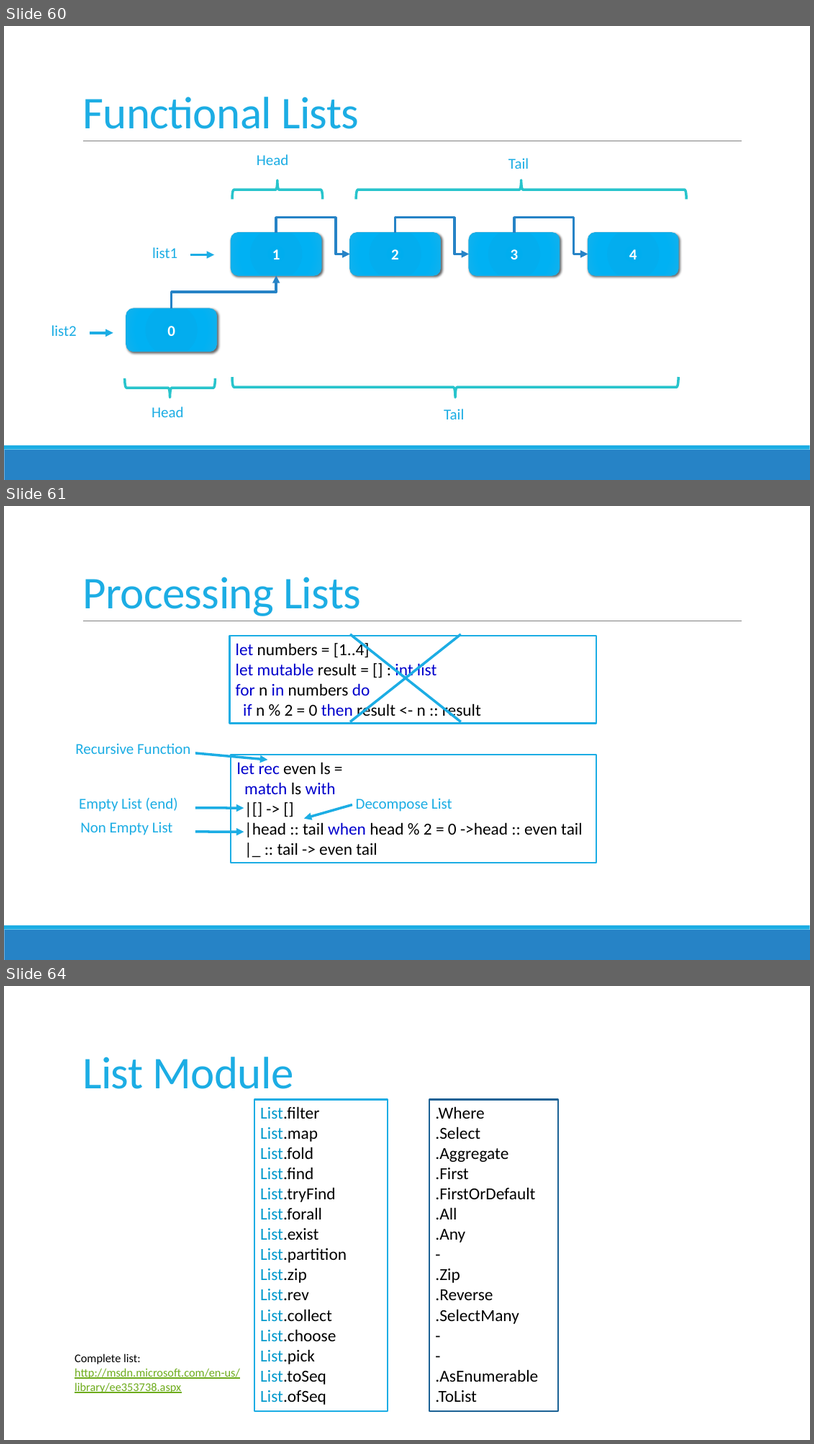
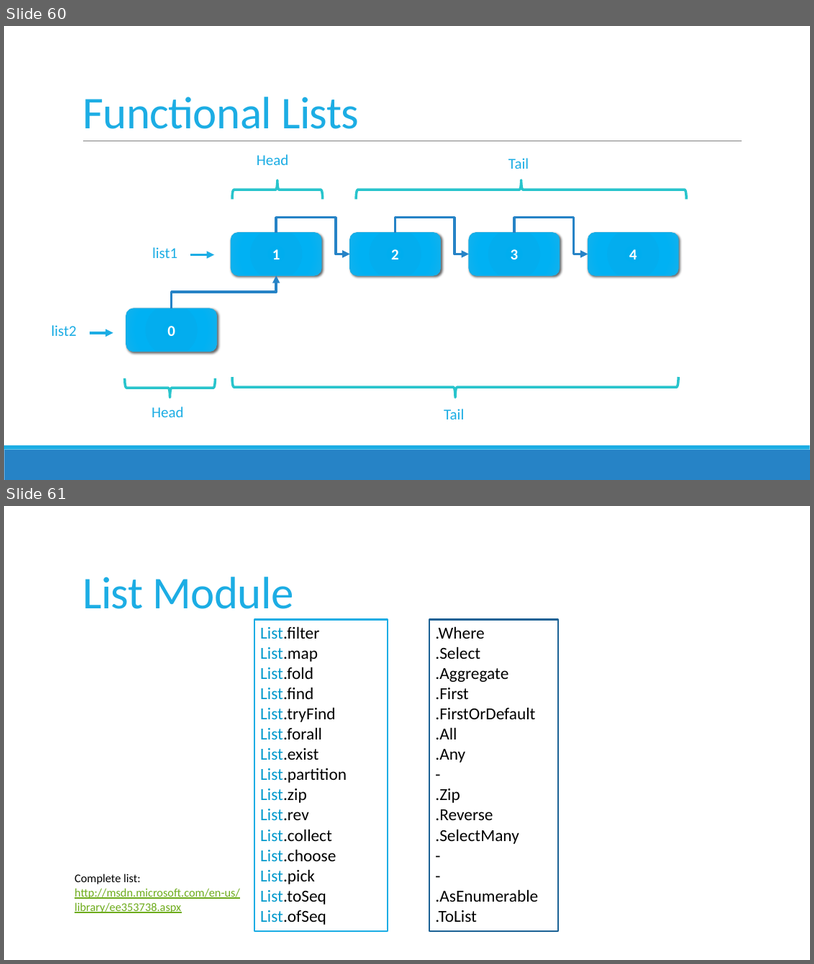
Before and after one commit to jorgef/fsharpworkshop, a slide deck: FSharpWorkshop_Slides.pptx. Shown one above the other, each under a label of ours: slides 60, 61 and 64 before the commit, slides 60 and 61 after it; the slides between them are not shown. The pictures are 814x1444 and 814x964 pixels, drawn with LibreOffice and Linux fonts; fonts in the diff are those of the drawing. Boxes give left, top, right and bottom in pixels: in the first picture for what was removed or moved away, otherwise in the second. Text is boxed around its words. In the diff, an @@ line names an element or a change of style, - is before the commit and + after.

```diff
--- a/FSharpWorkshop_Slides.pptx
+++ b/FSharpWorkshop_Slides.pptx
@@ slide 61 removed at [4,506,810,960], background #FFFFFF; not listed: 3 template elements that a slide beside it also shows @@
@@ title removed at [82,577,361,616] @@
-Processing Lists
@@ line removed from (350, 634) to (461, 722) @@
@@ line removed from (461, 634) to (350, 722) @@
@@ rectangle removed at [229,636,597,723] @@
-let numbers = [1..4]
-let mutable result = [] : int list
-for n in numbers do
-if n % 2 = 0 then result <- n :: result
@@ text removed at [75,743,190,754] @@
-Recursive Function
@@ arrow removed from (196, 753) to (268, 759) @@
@@ rectangle removed at [231,754,597,862] @@
-let rec even ls =
-match ls with
-|[] -> []
-|head :: tail when head % 2 = 0 ->head :: even tail
-|_ :: tail -> even tail
@@ text removed at [79,798,178,811] @@
-Empty List (end)
@@ arrow removed from (196, 808) to (244, 808) @@
@@ arrow removed from (352, 805) to (304, 818) @@
@@ text removed at [356,798,453,811] @@
-Decompose List
@@ text removed at [80,821,173,835] @@
-Non Empty List
@@ arrow removed from (196, 831) to (244, 831) @@
@@ what was slide 64 is now slide 61 @@
```
Also in this commit, not shown: 11 slides changed, 1 slide added, 6 other slides removed, 10 other files.
